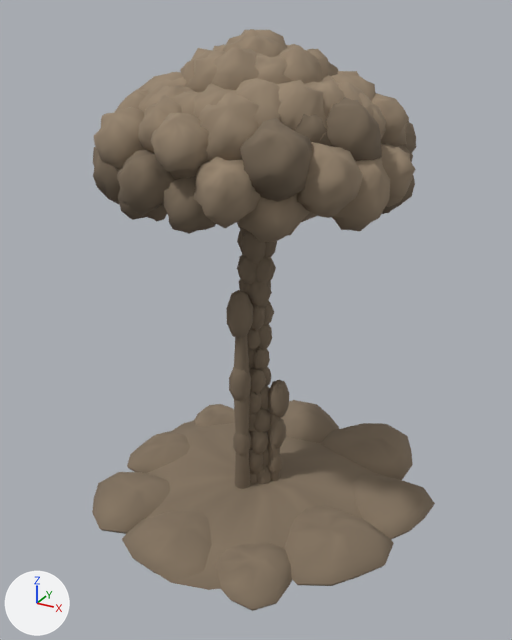
One commit to the glTF model assets/maps/reactor_site/glb/torus_cloud_2.glb: the scene before it, then after it.
Before and after are seen from a 50 mm lens placed at (351.0, -639.0, 553.0), pointed at (5.0, -11.0, 239.0). The lights are fixed; the arrows at lower left show +X, +Y and +Z. The first picture is the older version. Both versions are drawn at frame 1152 of the action 'MushroomCloudOnce'; the numbers are the values there.

In view in the first picture: 'piece_reactor_cap_cloud_nocol', 'piece_reactor_front_dust_nocol', 'piece_reactor_plume_clouddark_nocol', 'piece_reactor_ring_dust_nocol', 'piece_reactor_stem_clouddark_nocol', 'piece_reactor_torus_14_cloud_nocol', 'piece_reactor_torus_15_cloud_nocol', 'piece_reactor_torus_16_cloud_nocol', 'piece_reactor_torus_17_cloud_nocol', 'piece_reactor_torus_17_clouddark_nocol', 'piece_reactor_torus_18_cloud_nocol', 'piece_reactor_torus_19_clouddark_nocol' and 13 more.
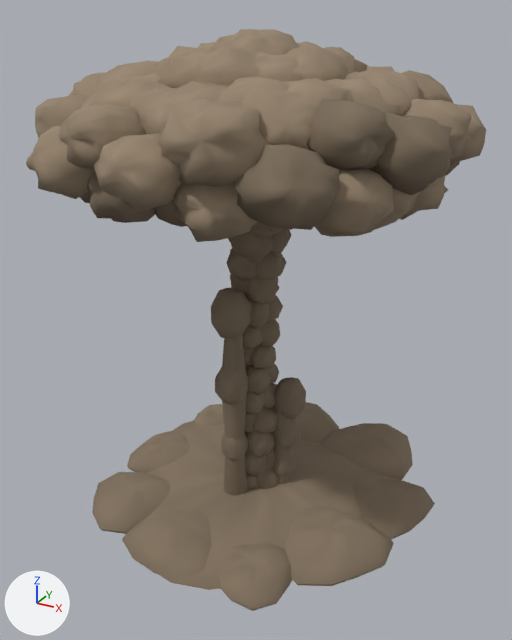
Not drawn themselves, but carrying or shaping drawn objects: ob_bloom, ob_cap, ob_plume, ob_roll, ob_torus_flow_00, ob_torus_flow_01, ob_torus_flow_02, ob_torus_flow_11, ob_torus_flow_12, ob_torus_flow_13, ob_torus_flow_14, ob_torus_flow_15, ob_torus_flow_16, ob_torus_flow_17, ob_torus_flow_18, ob_torus_flow_19, ob_stem.

Pixel boxes [x1, y1, x2, y2] of what changed, in the pictures (512 x 640 px):
'piece_reactor_cap_cloud_nocol', moved, rescaled (37% wider, 13% shorter): before [139, 29, 375, 141]; after [97, 29, 420, 126]
'piece_reactor_torus_16_cloud_nocol', moved, rescaled, turned: before [193, 91, 261, 228]; after [159, 99, 271, 242]
'piece_reactor_stem_clouddark_nocol', rescaled: before [237, 221, 277, 484]; after [226, 225, 291, 489]
'piece_reactor_plume_clouddark_nocol', rescaled (50% wider): before [226, 290, 289, 489]; after [211, 288, 306, 496]
'piece_reactor_torus_17_clouddark_nocol', moved, rescaled, turned: before [240, 118, 312, 202]; after [234, 144, 340, 230]
'piece_reactor_torus_15_cloud_nocol', moved, rescaled, turned: before [151, 113, 209, 179]; after [94, 97, 183, 212]
'piece_reactor_torus_19_clouddark_nocol', moved, rescaled, turned: before [327, 97, 382, 161]; after [367, 112, 452, 195]
'piece_reactor_torus_18_cloud_nocol', moved, rescaled, turned: before [297, 142, 363, 222]; after [314, 169, 394, 237]
'piece_reactor_torus_13_cloud_nocol', moved, rescaled, turned: before [93, 107, 144, 171]; after [26, 83, 122, 199]
'piece_reactor_torus_17_cloud_nocol', moved, rescaled, turned: before [238, 194, 309, 242]; after [242, 87, 317, 234]
'piece_reactor_torus_18_clouddark_nocol', moved, rescaled, turned: before [294, 114, 331, 146]; after [307, 99, 395, 170]
'piece_reactor_torus_14_cloud_nocol', moved, rescaled, turned: before [138, 95, 181, 154]; after [58, 103, 146, 170]
'piece_reactor_torus_00_cloud_nocol', moved, rescaled, turned: before [359, 92, 416, 207]; after [400, 98, 472, 220]
'piece_reactor_torus_14_clouddark_nocol', moved, rescaled, turned: before [117, 149, 175, 216]; after [87, 172, 155, 223]
'piece_reactor_torus_19_cloud_nocol', moved, rescaled, turned: before [332, 158, 390, 231]; after [374, 189, 421, 230]
'piece_reactor_torus_01_cloud_nocol', moved, rescaled, turned: before [372, 93, 409, 147]; after [449, 104, 486, 170]
'piece_reactor_torus_15_clouddark_nocol', moved, rescaled, turned: before [162, 176, 216, 234]; after [153, 200, 187, 227]
'piece_reactor_torus_12_cloud_nocol', moved, rescaled, turned: before [114, 89, 149, 113]; after [35, 94, 90, 138]
'piece_reactor_bloom_cloud_nocol', moved, rescaled: before [139, 72, 183, 90]; after [96, 60, 229, 89]
'piece_reactor_torus_12_clouddark_nocol', moved, rescaled, turned (mostly hidden afterwards): before [93, 147, 120, 204]; after [80, 192, 90, 203]
'piece_reactor_torus_02_cloud_nocol', moved, rescaled, turned (not visible before): after [401, 70, 453, 103]
'piece_reactor_torus_11_cloud_nocol', moved, rescaled, turned (not visible before): after [69, 73, 104, 96]
'piece_reactor_torus_13_clouddark_nocol', moved, rescaled, turned (not visible afterwards): before [118, 195, 167, 222]
'piece_reactor_torus_02_clouddark_nocol', moved, rescaled, turned (mostly hidden afterwards): before [404, 119, 416, 153]; after [445, 162, 460, 176]
'piece_reactor_torus_01_clouddark_nocol', moved, rescaled, turned (not visible afterwards): before [382, 145, 415, 214]

The change in detail:
Object 'bloom' (ob_bloom) moves from (0.0, 0.0, 452.5) to (0.0, 0.0, 462.5).
Object 'bloom' (ob_bloom) is rescaled from (88.4, 88.4, 89.8) to (119.0, 119.0, 89.8).
Object 'cap' (ob_cap) moves from (0.0, 0.0, 434.2) to (0.0, 0.0, 444.3).
Object 'cap' (ob_cap) is rescaled from (128.0, 128.0, 130.0) to (172.0, 172.0, 117.0).
Object 'plume' (ob_plume) is rescaled from (33.9, 33.9, 337.0) to (50.8, 50.8, 345.0).
Object 'roll' (ob_roll) moves from (0.0, 0.0, 422.8) to (0.0, 0.0, 432.8).
Object 'roll' (ob_roll) is rescaled from (121.0, 121.0, 123.0) to (163.0, 163.0, 123.0).
Object 'torus_flow_00' (ob_torus_flow_00) turns from (0, 31, 0) to (0, 82, 0) degrees about x, y and z.
Object 'torus_flow_01' (ob_torus_flow_01) turns from (0, 31, 18) to (0, 79, 18) degrees about x, y and z.
Object 'torus_flow_02' (ob_torus_flow_02) turns from (0, 31, 36) to (0, 75, 36) degrees about x, y and z.
Object 'torus_flow_11' (ob_torus_flow_11) turns from (0, 31, -162) to (0, 76, -162) degrees about x, y and z.
Object 'torus_flow_12' (ob_torus_flow_12) turns from (0, 31, -144) to (0, 80, -144) degrees about x, y and z.
Object 'torus_flow_13' (ob_torus_flow_13) turns from (0, 31, -126) to (0, 82, -126) degrees about x, y and z.
Object 'torus_flow_14' (ob_torus_flow_14) turns from (0, 31, -108) to (0, 81, -108) degrees about x, y and z.
Object 'torus_flow_15' (ob_torus_flow_15) turns from (0, 31, -90) to (0, 76, -90) degrees about x, y and z.
Object 'torus_flow_16' (ob_torus_flow_16) turns from (0, 31, -72) to (0, 73, -72) degrees about x, y and z.
Object 'torus_flow_17' (ob_torus_flow_17) turns from (0, 31, -54) to (0, 74, -54) degrees about x, y and z.
Object 'torus_flow_18' (ob_torus_flow_18) turns from (0, 31, -36) to (0, 77, -36) degrees about x, y and z.
Object 'torus_flow_19' (ob_torus_flow_19) turns from (0, 31, -18) to (0, 81, -18) degrees about x, y and z.
Object 'stem' (ob_stem) is rescaled from (24.0, 24.0, 406.0) to (36.0, 36.0, 416.0).
